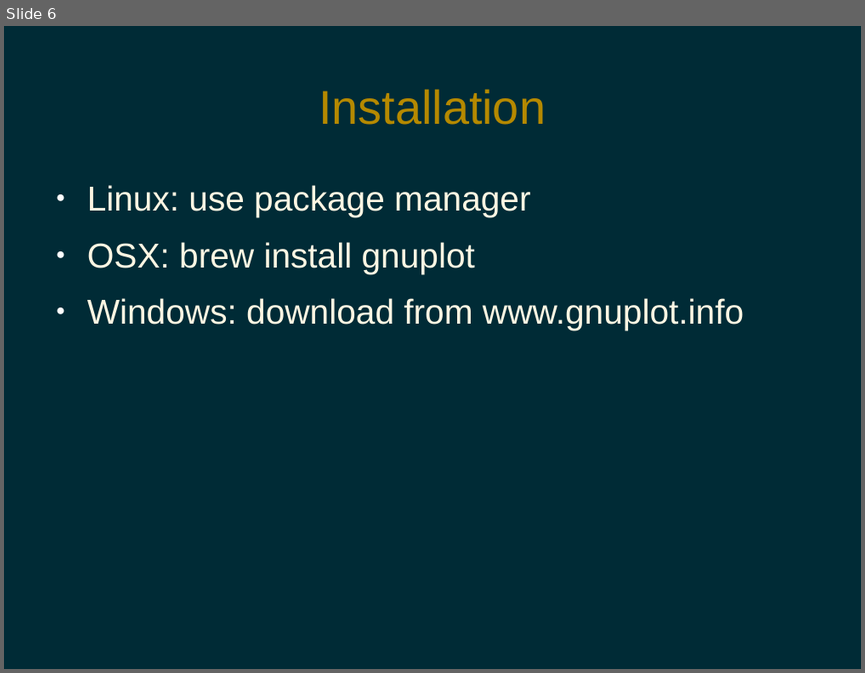
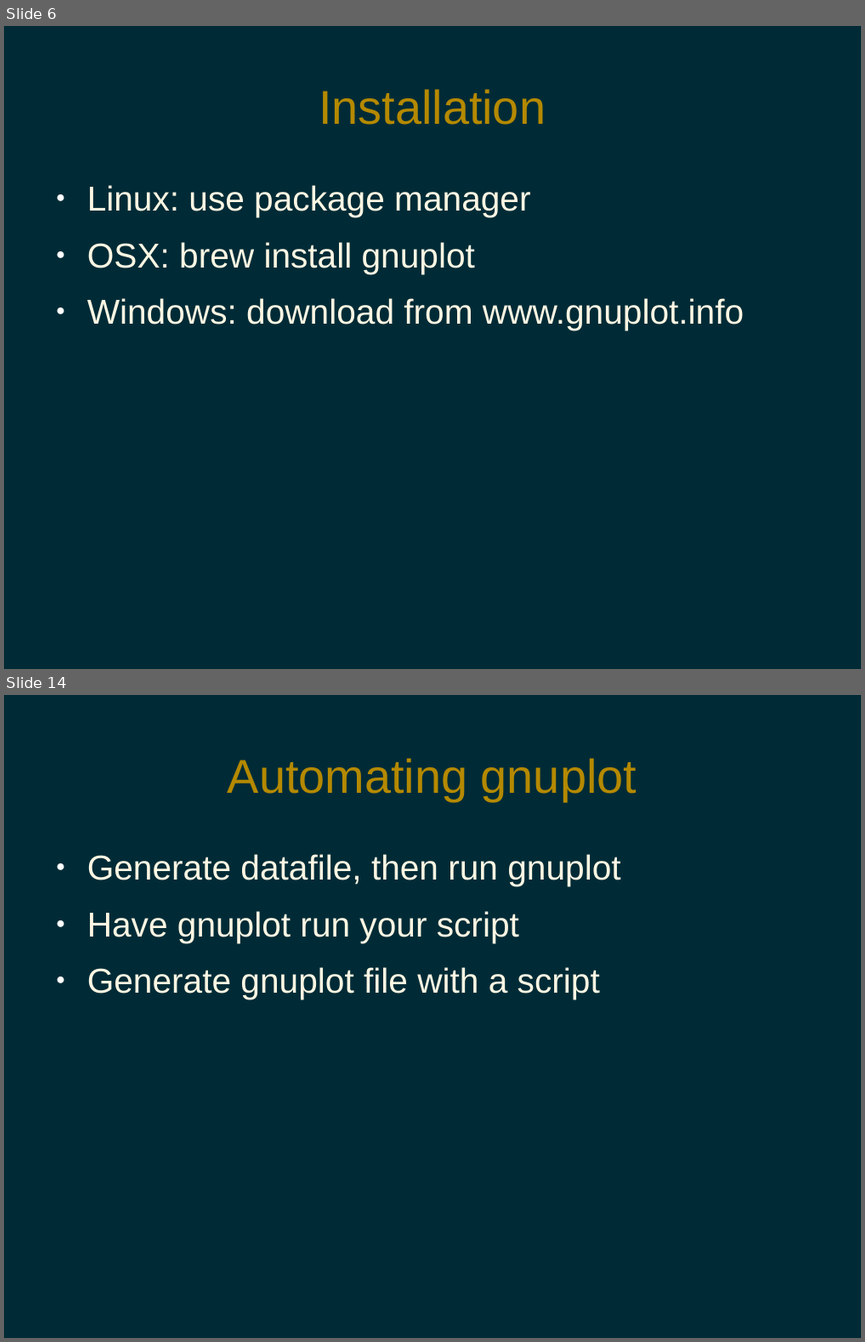
Before and after one commit to pdg137/gnuplot-pres, a slide deck: gnuplot.odp. Shown one above the other, each under a label of ours: slide 6 before the commit, slides 6 and 14 after it; the slides between them are not shown. The pictures are 865x673 and 865x1342 pixels, drawn with LibreOffice and Linux fonts; fonts in the diff are those of the drawing. Boxes give left, top, right and bottom in pixels: in the first picture for what was removed or moved away, otherwise in the second. Text is boxed around its words. In the diff, an @@ line names an element or a change of style, - is before the commit and + after.

```diff
--- a/gnuplot.odp
+++ b/gnuplot.odp
@@ slide 14 added at (4, 695, 861, 1338), background #002B36 @@
@@ title added at (228, 758, 636, 801), 44 pt, text #B58900 @@
+Automating gnuplot
@@ text added at (87, 854, 620, 999), 32 pt, text #FDF6E3 @@
+● Generate datafile, then run gnuplot
+● Have gnuplot run your script
+● Generate gnuplot file with a script
```
Also in this commit, not shown: 9 slides changed, 1 other slide added.
